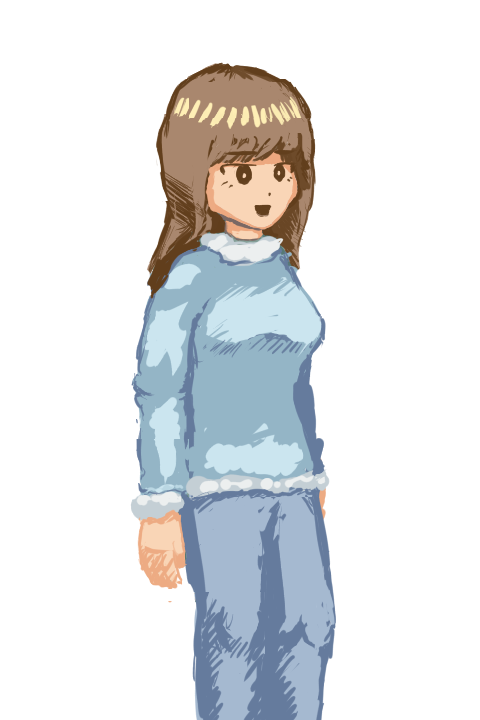
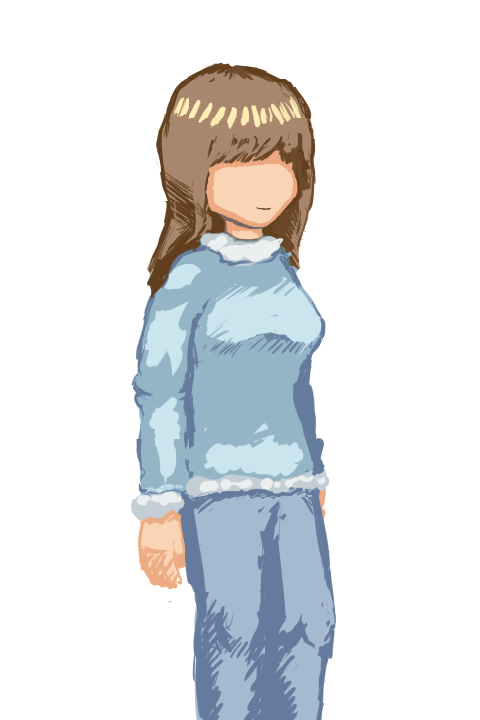
Before/after of a 480px x 720px layered artwork. What changed in the layer stack:
hid "neutral" over [219, 150, 325, 320]
added layer "Copy of mouth-closed" in group "head" over [220, 192, 320, 313]
hid "mouth-open" over [132, 150, 325, 490]
painted on "Background" over [132, 150, 325, 490]
